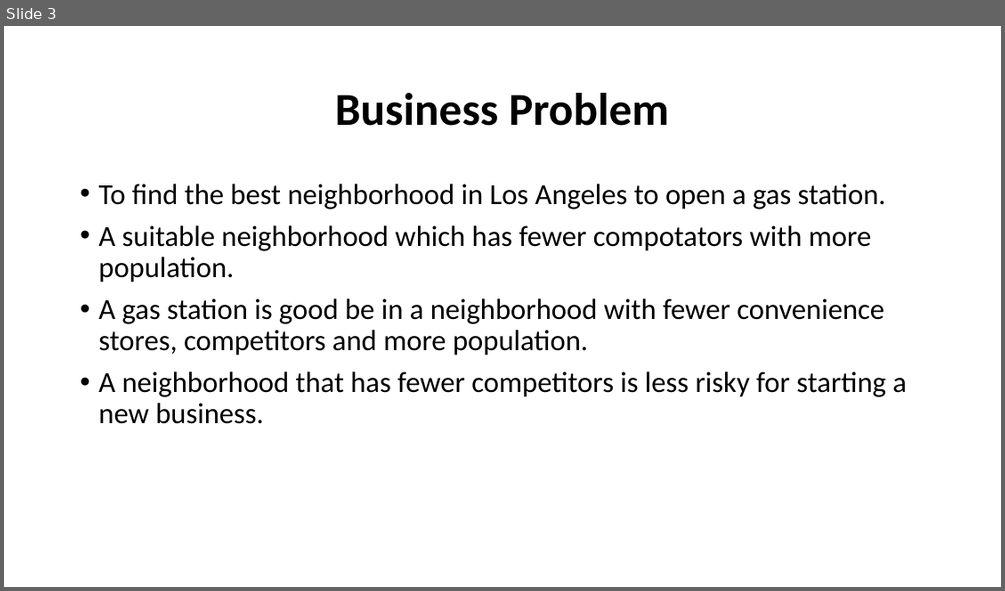
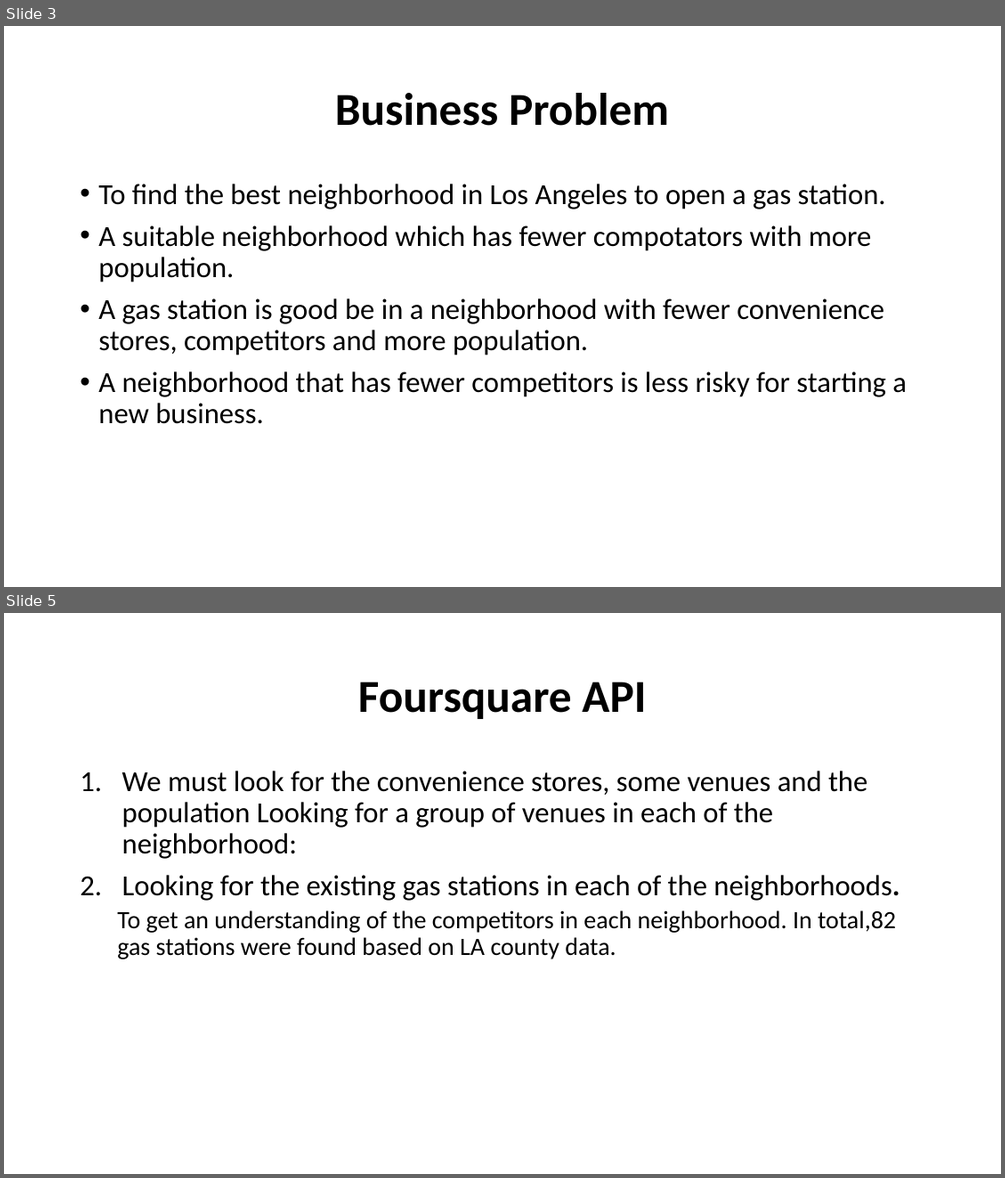
Before and after one commit to manipopuri/Coursera_Capstone, a slide deck: Find the Best Location to Open a Gas Station in Los Angeles.pptx. Shown one above the other, each under a label of ours: slide 3 before the commit, slides 3 and 5 after it; the slides between them are not shown. The pictures are 1005x591 and 1005x1178 pixels, drawn with LibreOffice and Linux fonts; fonts in the diff are those of the drawing. Boxes give left, top, right and bottom in pixels: in the first picture for what was removed or moved away, otherwise in the second. Text is boxed around its words. In the diff, an @@ line names an element or a change of style, - is before the commit and + after.

```diff
--- a/Find the Best Location to Open a Gas Station in Los Angeles.pptx
+++ b/Find the Best Location to Open a Gas Station in Los Angeles.pptx
@@ slide 5 added at [4, 613, 1001, 1174], background #FFFFFF @@
@@ title added at [358, 682, 646, 719], 44 pt, text #000000, bold @@
+Foursquare API
@@ text added at [117, 771, 899, 959], 28 pt, text #000000 @@
+1. We must look for the convenience stores, some venues and the population Looking for a group of venues in each of the neighborhood:
+2. Looking for the existing gas stations in each of the neighborhoods.
+  To get an understanding of the competitors in each neighborhood. In total,82 gas stations were found based on LA county data.
```
Also in this commit, not shown: 9 other slides added.
